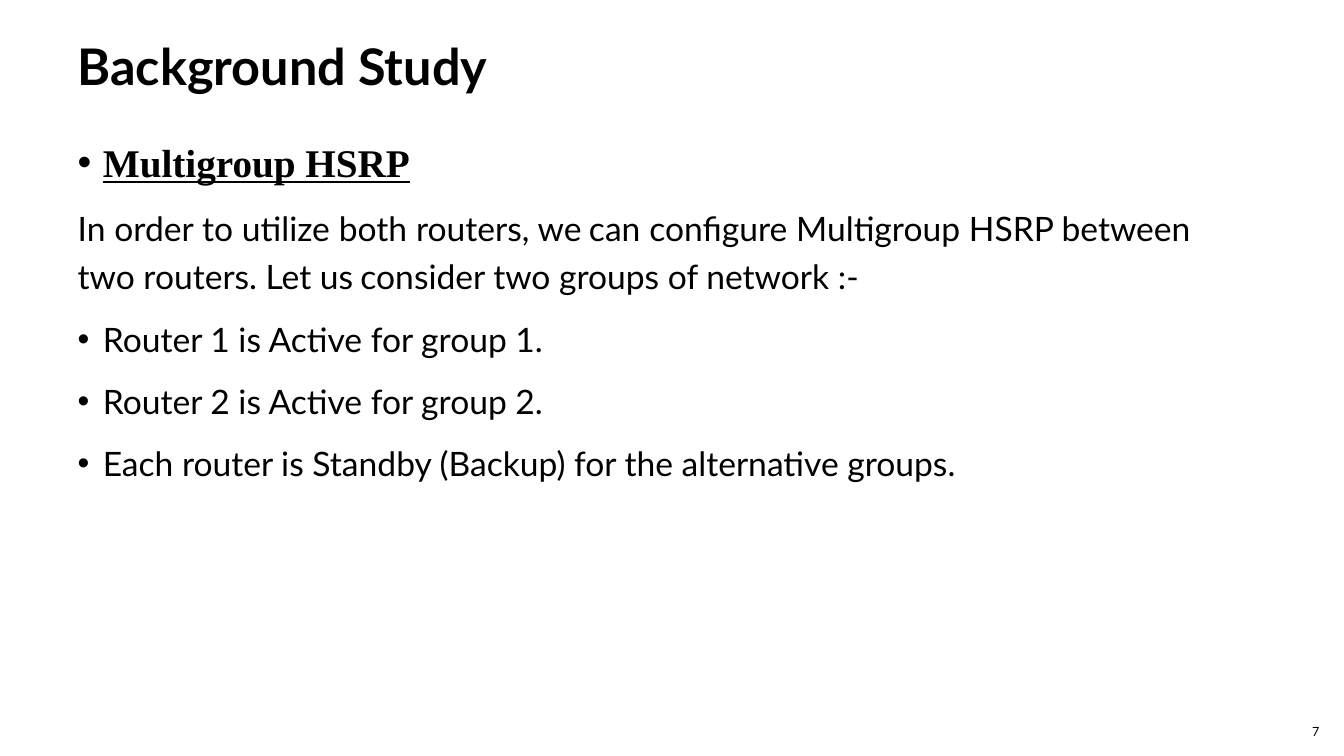
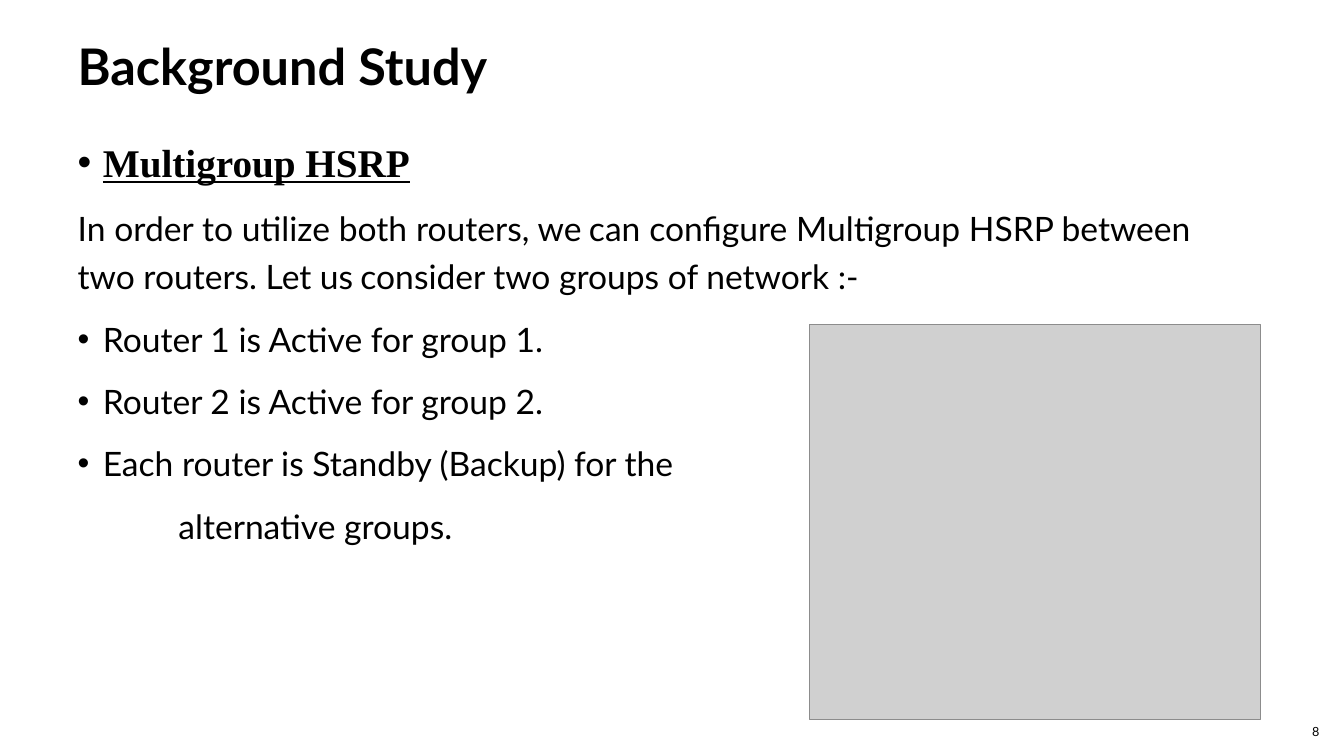
Before and after one commit to Istiaq-Alam/Academic-Note, a slide deck: slide 8 of Projects/Computer Networks/Computer Network Title Presentation.pptx (slide 7 before the commit). Drawn at 1344x756 pixels with LibreOffice and Linux fonts; fonts in the diff are those of the drawing; grey boxes stand for pictures. Boxes give left, top, right and bottom in pixels: in the first picture for what was removed or moved away, otherwise in the second. Text is boxed around its words. In the diff, an @@ line names an element or a change of style, - is before the commit and + after.

```diff
--- a/Projects/Computer Networks/Computer Network Title Presentation.pptx
+++ b/Projects/Computer Networks/Computer Network Title Presentation.pptx
@@ picture added at [810, 325, 1260, 720] @@
@@ text at [103, 450, 674, 545]: text changed @@
-• Each router is Standby (Backup) for the alternative groups.
+• Each router is Standby (Backup) for the
+alternative groups.
@@ page number at [1312, 727, 1319, 736]: text changed @@
-7
+8
```
Also in this commit, not shown: 3 other slides changed, 1 slide added.
